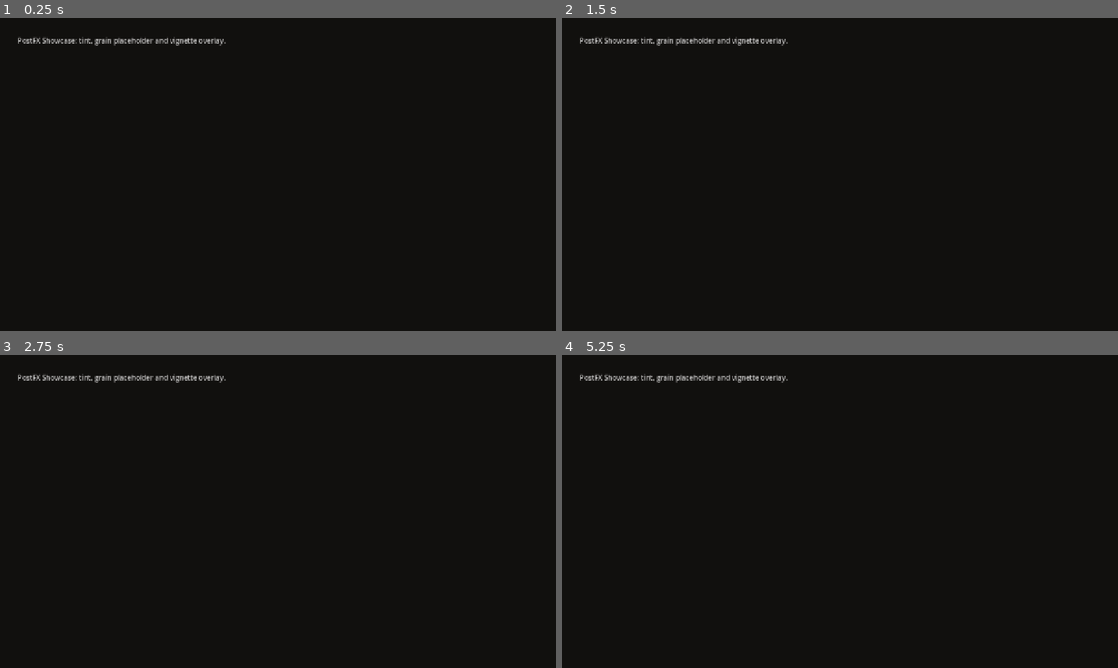
Above: before the commit, frames 1-4 (two rows, left to right).
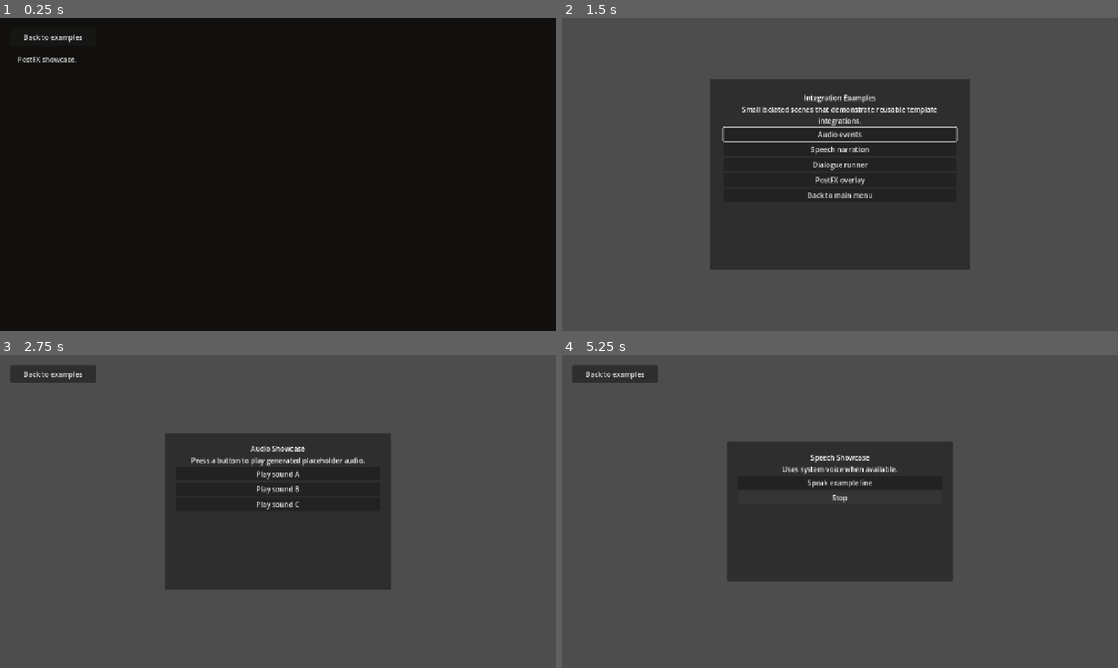
Above: after the commit, the same moments.

Repository: True-Ruslan/godot-simple-tamplate
Game: Godot game, scene res://game/scenes/examples/PostFxShowcase.tscn
Two runs of this game, one before a commit and one after it. Both use one fixed random seed, a clock stepped at 60 frames per second and the inputs below. This scene is started directly instead of the project's main scene.
Inputs (mouse positions are in pixels of both pictures, inside the frame that each line leads up to):
- Up to frame 1 (0.25 s): no input
- Up to frame 2 (1.5 s): tap Enter at 0.5 s; move the mouse to (962, 158) at 0.52 s; hold D (move_right) 0.53-1.25 s; hold Ctrl (crouch) 0.53-1.25 s; click (617, 36) at 1.25 s, where only the run after the commit has a clickable "Back to examples"
- Up to frame 3 (2.75 s): click (278, 470) at 2 s, where only the run after the commit has a clickable "Audio events"
- Up to frame 4 (5.25 s): click (617, 373) at 2.75 s, where only the run after the commit has a clickable "Back to examples"; click (840, 486) at 3.5 s, where only the run after the commit has a clickable "Speech narration"; click (840, 483) at 4.25 s, where only the run after the commit has a clickable "Speak example line"; click (840, 498) at 5 s, where only the run after the commit has a clickable "Stop"

The runs differ from the first frame. In frame 1, 0.6% of the frame differs, in the area x 3-41%, y 5-15%; in frame 2, 92%; in frame 3, 96%; in frame 4, 98%, in the area x 0-100%, y 0-100%.
Error after the commit: Parse Error: Cannot find member "get" in base "String". (res://game/scripts/audio/SpeechNarrator.gd:48)

Commit message:
feat: add return button to postfx showcase

Diff:
--- a/game/scenes/examples/PostFxShowcase.tscn
+++ b/game/scenes/examples/PostFxShowcase.tscn
@@ -1,6 +1,7 @@
-[gd_scene load_steps=2 format=3]
+[gd_scene load_steps=3 format=3]
 
 [ext_resource type="Script" path="res://game/scripts/postfx/PostFxController.gd" id="1_postfx"]
+[ext_resource type="PackedScene" path="res://game/scenes/examples/ExampleReturnButton.tscn" id="2_return"]
 
 [node name="PostFxShowcase" type="Node"]
 
@@ -12,10 +13,10 @@
 
 [node name="Info" type="Label" parent="."]
 offset_left = 40.0
-offset_top = 40.0
+offset_top = 84.0
 offset_right = 1000.0
-offset_bottom = 100.0
-text = "PostFX Showcase: tint, grain placeholder and vignette overlay."
+offset_bottom = 144.0
+text = "PostFX showcase."
 
 [node name="PostFxController" type="CanvasLayer" parent="."]
 script = ExtResource("1_postfx")
@@ -40,3 +41,5 @@
 anchor_bottom = 1.0
 mouse_filter = 2
 color = Color(0, 0, 0, 0.18)
+
+[node name="ExampleReturnButton" parent="." instance=ExtResource("2_return")]
